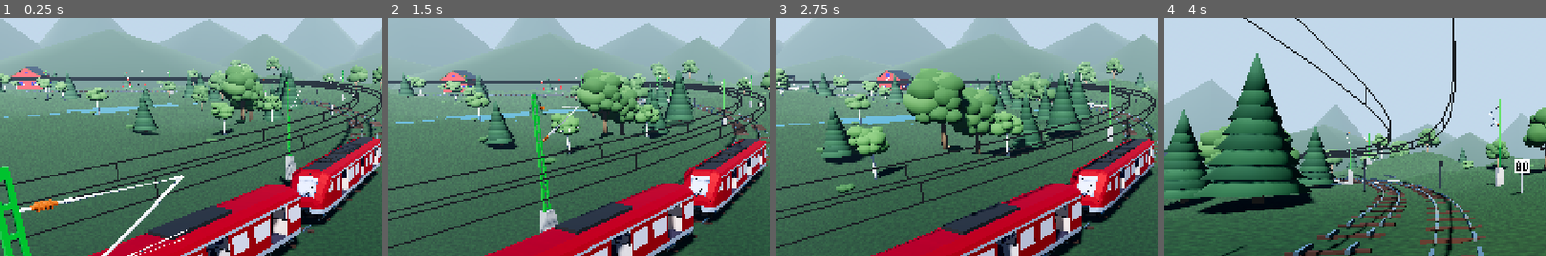
Above: before the commit, frames 1-4 (left to right).
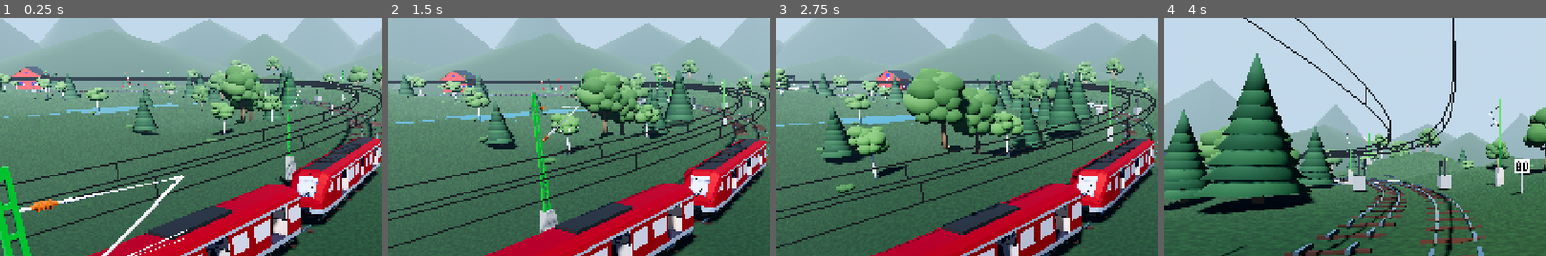
Above: after the commit, the same moments.

Repository: Kathir-Kalidass/railway-digital-twin
Game: Godot game, scene res://scenes/lts_full.tscn
Same seed, same stepped clock (60 frames per second), same inputs: the game is played once before the commit and once after it.
Inputs (mouse positions are % of the whole screen's width and height, from its top left):
- Up to frame 1 (0.25 s): no input
- Up to frame 2 (1.5 s): tap Enter at 0.5 s; move the mouse to (72, 45) at 0.52 s; hold Up (ui_up) 0.53-1.28 s; hold Ctrl 0.53-1.28 s; click (72, 45) at 0.67 s; tap Space at 0.77, 1.07 s; move the mouse to (30, 55) at 1.27 s; hold Down (ui_down) from 1.28 s (still down); tap F at 1.35 s
- Up to frame 3 (2.75 s): tap Space at 1.52, 1.82 s; move the mouse to (60, 28) at 2.02 s; release Down (ui_down) at 2.03 s; hold Up (ui_up) from 2.03 s (still down); tap 2 at 2.1 s
- Up to frame 4 (4 s): move the mouse to (45, 70) at 2.77 s; tap R at 2.85 s; click (45, 70) at 2.92 s; tap Space at 3.02, 3.32, 3.77 s; move the mouse to (80, 65) at 3.52 s; release Up (ui_up) at 3.53 s; hold Down (ui_down) from 3.53 s (still down); tap C at 3.6 s
The pictures show only the part of the screen within x 5-55%, y 18-68%; the shares and areas given below are measured in that part.

The runs differ from the first frame. In frame 1, less than 0.1% of the frame differs, in the area x 8-85%, y 29-35%; in frame 2, less than 0.1%; in frame 3, 0.1%; in frame 4, 0.5%, in the area x 49-76%, y 58-74%.

Commit message:
feat(godot): distributed trackside sensor huts network

Diff:
--- a/godot/scenes/world_wildlife.tscn
+++ b/godot/scenes/world_wildlife.tscn
@@ -13,6 +13,7 @@
 [ext_resource type="Script" path="res://src/wildlife_safety.gd" id="11"]
 [ext_resource type="Script" path="res://src/level_crossing.gd" id="12"]
 [ext_resource type="Script" path="res://src/railway_bridge.gd" id="13"]
+[ext_resource type="Script" path="res://src/wildlife_sensor_network.gd" id="14"]
 
 [node name="WorldWildlife" type="Node3D"]
 
@@ -82,3 +83,8 @@
 reconciler_path = NodePath("../../TrainReconciler")
 publisher_path = NodePath("../WildlifePublisher")
 crossing_path = NodePath("../LevelCrossing")
+
+[node name="SensorHuts" type="Node3D" parent="."]
+script = ExtResource("14")
+track_registry_path = NodePath("../../TrackRegistry")
+bridge_path = NodePath("../../MQTTBridge")
--- /dev/null
+++ b/godot/src/trackside_sensor_hut.gd
@@ -0,0 +1,158 @@
+class_name TracksideSensorHut
+extends Node3D
+
+## Individual trackside sensor hut monitoring wildlife across a 75m radius.
+## Houses trackside IoT electronics, status indicator, and MQTT reporting.
+
+@export var sensor_id := "UP-S0"
+@export var line := "UP"
+@export var boundary_distance_m := 0.0
+@export var coverage_radius_m := 75.0
+
+var bridge: MQTTBridge
+var _detecting := false
+var _last_observation: Dictionary = {}
+var _lamp_mesh: MeshInstance3D
+var _seq := 0
+
+
+func _ready() -> void:
+	_build_visuals()
+
+
+func _build_visuals() -> void:
+	# 1. Concrete equipment hut
+	var hut := MeshInstance3D.new()
+	hut.name = "HutBody"
+	var hut_mesh := BoxMesh.new()
+	hut_mesh.size = Vector3(1.8, 1.6, 1.4)
+	hut.mesh = hut_mesh
+	var hut_mat := StandardMaterial3D.new()
+	hut_mat.albedo_color = Color(0.48, 0.5, 0.52)
+	hut_mat.roughness = 0.8
+	hut.material_override = hut_mat
+	hut.position = Vector3(0.0, 0.8, 0.0)
+	add_child(hut)
+
+	# 2. Sensor mast / post
+	var mast := MeshInstance3D.new()
+	mast.name = "Mast"
+	var mast_mesh := CylinderMesh.new()
+	mast_mesh.top_radius = 0.08
+	mast_mesh.bottom_radius = 0.08
+	mast_mesh.height = 3.2
+	mast.mesh = mast_mesh
+	var mast_mat := StandardMaterial3D.new()
+	mast_mat.albedo_color = Color(0.25, 0.26, 0.28)
+	mast_mat.metallic = 0.6
+	mast.material_override = mast_mat
+	mast.position = Vector3(0.0, 2.4, 0.0)
+	add_child(mast)
+
+	# 3. Solar panel / antenna
+	var antenna := MeshInstance3D.new()
+	antenna.name = "Antenna"
+	var ant_mesh := BoxMesh.new()
+	ant_mesh.size = Vector3(0.4, 0.04, 0.4)
+	antenna.mesh = ant_mesh
+	var ant_mat := StandardMaterial3D.new()
+	ant_mat.albedo_color = Color(0.12, 0.15, 0.22)
+	antenna.material_override = ant_mat
+	antenna.position = Vector3(0.0, 4.0, 0.0)
+	antenna.rotation_degrees = Vector3(25.0, 0.0, 0.0)
+	add_child(antenna)
+
+	# 4. Status lamp (GREEN=clear, RED=detecting)
+	_lamp_mesh = MeshInstance3D.new()
+	_lamp_mesh.name = "Lamp"
+	var lamp_sphere := SphereMesh.new()
+	lamp_sphere.radius = 0.16
+	lamp_sphere.height = 0.32
+	_lamp_mesh.mesh = lamp_sphere
+	_lamp_mesh.position = Vector3(0.0, 3.8, 0.18)
+	add_child(_lamp_mesh)
+	_set_lamp_color(Color.GREEN)
+
+
+func _set_lamp_color(col: Color) -> void:
+	if not is_instance_valid(_lamp_mesh):
+		return
+	var mat := StandardMaterial3D.new()
+	mat.albedo_color = col
+	mat.emission_enabled = true
+	mat.emission = col
+	mat.emission_energy_multiplier = 2.0
+	_lamp_mesh.material_override = mat
+
+
+func scan_animals(animals: Array) -> void:
+	var covered: Array[Dictionary] = []
+	for node in animals:
+		var n3d := node as Node3D
+		if n3d == null or not n3d.visible:
+			continue
+		var dist := (n3d.global_position - global_position).length()
+		if dist <= coverage_radius_m:
+			var species := str(n3d.get_meta("species", "deer")) if n3d.has_meta("species") else "deer"
+			var track_d := float(n3d.get_meta("track_distance_m", boundary_distance_m)) if n3d.has_meta("track_distance_m") else boundary_distance_m
+			covered.append({
+				"node": n3d,
+				"dist": dist,
+				"species": species,
+				"track_distance_m": track_d,
+			})
+
+	if not covered.is_empty():
+		var nearest: Dictionary = covered[0]
+		var was_detecting := _detecting
+		_detecting = true
+		_set_lamp_color(Color.RED)
+
+		_seq += 1
+		var obs := {
+			"eventId": "trackside-%s-%d-%d" % [sensor_id, int(Time.get_unix_time_from_system()), _seq],
+			"source": "trackside",
+			"line": line,
+			"distanceM": float(nearest.get("track_distance_m", boundary_distance_m)),
+			"wildlifeDetected": true,
+			"species": str(nearest.get("species", "deer")),
+			"count": covered.size(),
+			"onTrack": true,
+			"sensorId": sensor_id,
+			"timestamp": Time.get_unix_time_from_system(),
+		}
+		_last_observation = obs
+		if not was_detecting:
+			_publish(obs)
+	else:
+		if _detecting:
+			_detecting = false
+			_set_lamp_color(Color.GREEN)
+			_seq += 1
+			var clear_obs := {
+				"eventId": "trackside-%s-%d-%d" % [sensor_id, int(Time.get_unix_time_from_system()), _seq],
+				"source": "trackside",
+				"line": line,
+				"distanceM": boundary_distance_m,
+				"wildlifeDetected": false,
+				"species": "deer",
+				"count": 0,
+				"onTrack": false,
+				"sensorId": sensor_id,
+				"timestamp": Time.get_unix_time_from_system(),
+			}
+			_last_observation = clear_obs
+			_publish(clear_obs)
+
+
+func _publish(payload: Dictionary) -> void:
+	if is_instance_valid(bridge) and bridge.is_broker_connected():
+		bridge.publish("railway/wildlife", payload)
+
+
+func is_detecting() -> bool:
+	return _detecting
+
+
+func get_last_observation() -> Dictionary:
+	return _last_observation
--- /dev/null
+++ b/godot/src/wildlife_sensor_network.gd
@@ -0,0 +1,77 @@
+class_name WildlifeSensorNetwork
+extends Node3D
+
+## Distributed network of 10 trackside sensor huts placed at block boundaries
+## (5 UP, 5 DOWN) providing overlapping 75m detection coverage along both lines.
+
+@export var track_registry_path: NodePath = NodePath("../TrackRegistry")
+@export var bridge_path: NodePath = NodePath("../MQTTBridge")
+@export var sensor_coverage_m := 75.0
+
+var _huts: Dictionary = {}
+var _registry: TrackRegistry
+var _bridge: MQTTBridge
+var _tick_count := 0
+
+
+func _ready() -> void:
+	_registry = get_node_or_null(track_registry_path) as TrackRegistry
+	_bridge = get_node_or_null(bridge_path) as MQTTBridge
+	_build_huts()
+
+
+func _build_huts() -> void:
+	var lines := ["UP", "DOWN"]
+	for line in lines:
+		var track: LTSTrack = null
+		if _registry:
+			track = _registry.track(line)
+		elif line == "UP":
+			track = get_node_or_null("../../Track") as LTSTrack
+
+		if not is_instance_valid(track):
+			continue
+
+		var track_len := track.length
+		var block_len := track_len / 5.0
+		var side_offset := 3.2 if line == "UP" else -3.2
+
+		for index in 5:
+			var sensor_id := "%s-S%d" % [line, index]
+			var dist := fposmod(index * block_len, track_len)
+			var pose := track.get_global_transform_at_distance(dist)
+
+			var hut := TracksideSensorHut.new()
+			hut.name = "Hut_%s_S%d" % [line, index]
+			hut.sensor_id = sensor_id
+			hut.line = line
+			hut.boundary_distance_m = dist
+			hut.coverage_radius_m = sensor_coverage_m
+			hut.bridge = _bridge
+
+			var hut_pos := pose.origin + pose.basis.z * side_offset
+			hut.transform = Transform3D(pose.basis, hut_pos)
+			add_child(hut)
+			_huts[sensor_id] = hut
+
+
+func _physics_process(_delta: float) -> void:
+	_tick_count += 1
+	if _tick_count % 5 == 0:
+		scan_now()
+
+
+func scan_now() -> void:
+	var animals := get_tree().get_nodes_in_group("wildlife") if get_tree() else []
+	for hut in _huts.values():
+		var h := hut as TracksideSensorHut
+		if is_instance_valid(h):
+			h.scan_animals(animals)
+
+
+func get_huts() -> Array:
+	return _huts.values()
+
+
+func get_hut(sensor_id: String) -> TracksideSensorHut:
+	return _huts.get(sensor_id, null) as TracksideSensorHut
--- /dev/null
+++ b/godot/tests/test_sensor_huts.gd
@@ -0,0 +1,83 @@
+extends SceneTree
+
+
+func _initialize() -> void:
+	call_deferred("_run")
+
+
+func _run() -> void:
+	var a := Assert.new()
+	var scene: Node3D = load("res://scenes/lts_full.tscn").instantiate()
+	scene.get_node("MQTTBridge").connect_on_ready = false
+	root.add_child(scene)
+	await process_frame
+
+	var network_class := load("res://src/wildlife_sensor_network.gd")
+	a.ok(network_class != null, "wildlife_sensor_network script loads")
+
+	var network := scene.get_node_or_null("WorldWildlife/SensorHuts") as Node3D
+	if network == null:
+		# If not yet wired into the tscn, instantiate dynamically to test
+		network = network_class.new()
+		network.name = "SensorHuts"
+		network.set("track_registry_path", scene.get_node("TrackRegistry").get_path())
+		network.set("bridge_path", scene.get_node("MQTTBridge").get_path())
+		scene.get_node("WorldWildlife").add_child(network)
+		await process_frame
+
+	a.ok(network != null, "SensorHuts network exists")
+
+	# 1. Total huts must be 10 (5 UP, 5 DOWN)
+	var huts: Array = network.call("get_huts")
+	a.eq(huts.size(), 10, "exactly 10 sensor huts spawned (5 UP, 5 DOWN)")
+
+	# 2. Check hut IDs: UP-S0..UP-S4, DOWN-S0..DOWN-S4
+	var hut_ids := []
+	for h in huts:
+		var hut_node := h as Node3D
+		hut_ids.append(str(hut_node.get("sensor_id")))
+	a.ok(hut_ids.has("UP-S0") and hut_ids.has("UP-S4"), "contains UP-S0 and UP-S4")
+	a.ok(hut_ids.has("DOWN-S0") and hut_ids.has("DOWN-S4"), "contains DOWN-S0 and DOWN-S4")
+
+	# 3. Check visuals on hut UP-S2
+	var s2 := network.call("get_hut", "UP-S2") as Node3D
+	a.ok(s2 != null, "UP-S2 hut exists")
+	if s2 != null:
+		a.ok(s2.get_node_or_null("HutBody") != null, "hut has equipment body")
+		a.ok(s2.get_node_or_null("Mast") != null, "hut has sensor mast")
+		a.ok(s2.get_node_or_null("Lamp") != null, "hut has status lamp")
+
+		# 4. Animal detection: place mock animal at UP-S2 position
+		var mock_animal := Area3D.new()
+		mock_animal.add_to_group("wildlife")
+		mock_animal.set_meta("species", "deer")
+		mock_animal.set_meta("track_distance_m", float(s2.get("boundary_distance_m")))
+		mock_animal.position = s2.global_position + Vector3(0.0, 0.0, 10.0) # 10m away (well within 75m)
+		scene.add_child(mock_animal)
+		await process_frame
+
+		network.call("scan_now")
+		a.ok(bool(s2.call("is_detecting")), "UP-S2 detects animal within 75m")
+
+		var obs: Dictionary = s2.call("get_last_observation")
+		a.eq(str(obs.get("source")), "trackside", "observation source is trackside")
+		a.eq(str(obs.get("sensorId")), "UP-S2", "observation sensorId matches")
+		a.eq(str(obs.get("line")), "UP", "observation line matches")
+		a.eq(bool(obs.get("wildlifeDetected")), true, "wildlifeDetected is true")
+		a.eq(int(obs.get("count")), 1, "count is 1")
+
+		# 5. Move animal far away (> 75m)
+		mock_animal.position = s2.global_position + Vector3(0.0, 0.0, 200.0)
+		await process_frame
+		network.call("scan_now")
+		a.ok(not bool(s2.call("is_detecting")), "UP-S2 clears when animal moves beyond 75m")
+
+		var clear_obs: Dictionary = s2.call("get_last_observation")
+		a.eq(bool(clear_obs.get("wildlifeDetected")), false, "clear observation has wildlifeDetected=false")
+		a.eq(int(clear_obs.get("count")), 0, "clear observation count is 0")
+
+		mock_animal.queue_free()
+
+	scene.queue_free()
+	await process_frame
+	quit(a.report("test_sensor_huts"))
Not shown: 1 places in godot/scenes/world_wildlife.tscn that only renumber resources
